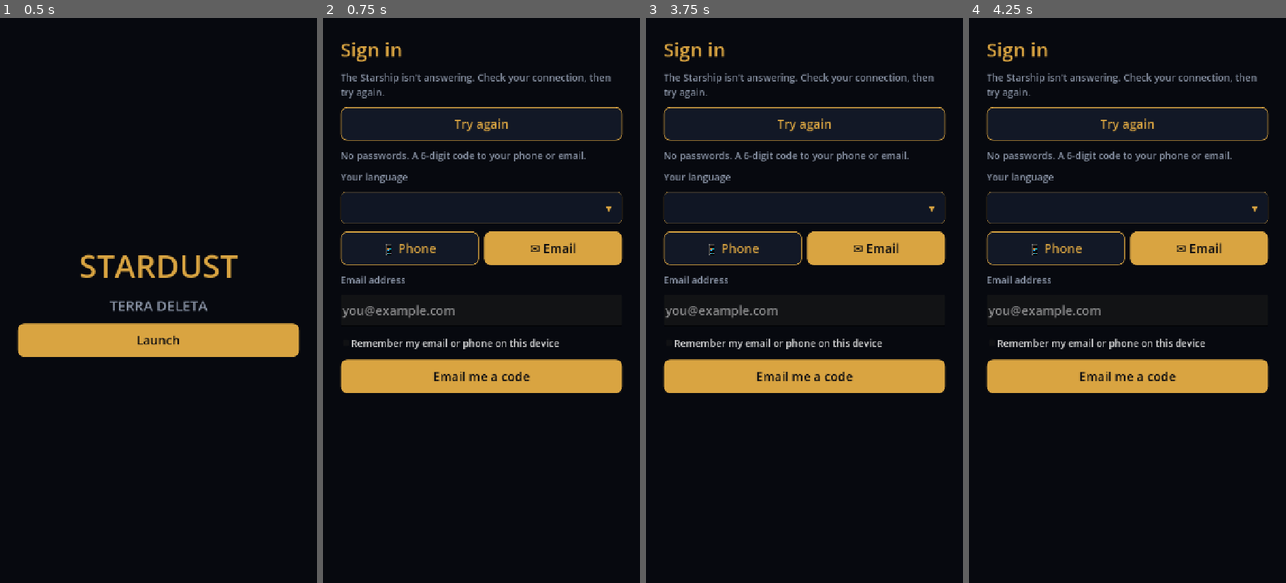
Above: before the commit, frames 1-4 (left to right).
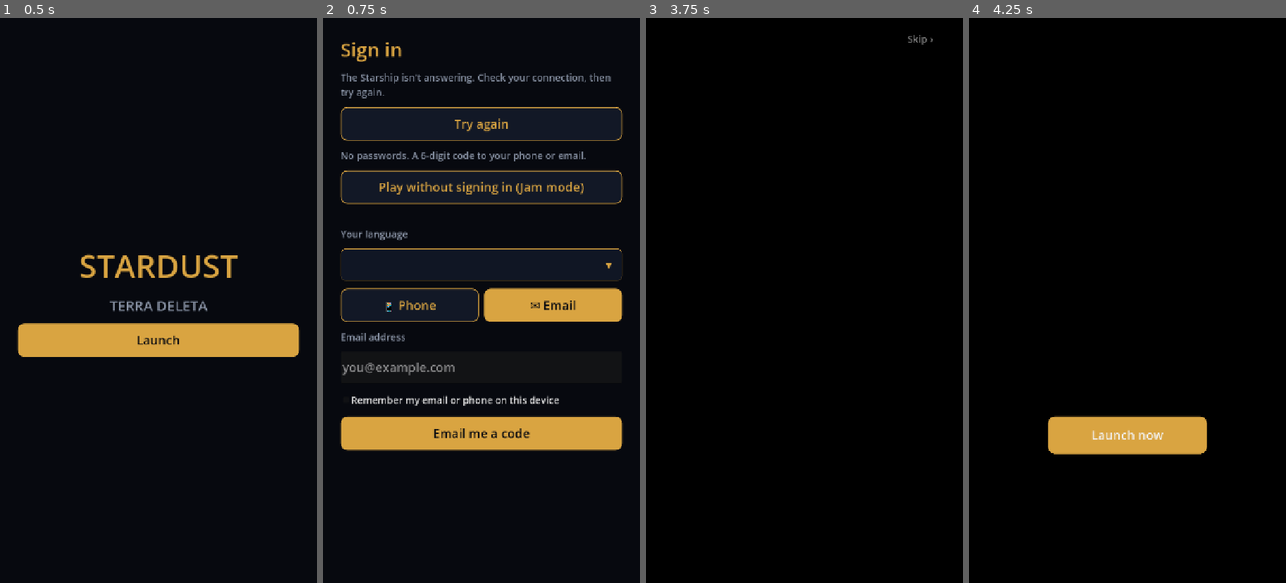
Above: after the commit, the same moments.

Repository: ProjectEvolutionEVE/stardust-server
Game: Godot game, scene res://scenes/title.tscn
Same seed, same stepped clock (60 frames per second), same inputs: the game is played once before the commit and once after it. Video files are missing from this copy of the repository; at most half a second of black plays in their place.
Inputs (mouse positions are in pixels of both pictures, inside the frame that each line leads up to):
- Up to frame 1 (0.5 s): no input
- Up to frame 2 (0.75 s): click "Launch" at 0.5 s
- Up to frame 3 (3.75 s): click "Try again" at 1.25 s; click "Try again" at 2 s; click "Try again" at 2.75 s; click (804, 187) at 3.5 s, where only the run after the commit has a clickable "Play without signing in (Jam …"
- Up to frame 4 (4.25 s): no input

Frame 1 is identical in both runs. In frame 2, 20% of the frame differs, in the area x 5-95%, y 27-77%; in frame 3, 24%; in frame 4, 27%, in the area x 5-95%, y 4-78%.

Commit message:
Add temporary Jam/Guest mode button for itch.io jam

Diff:
--- a/godot/scripts/signin.gd
+++ b/godot/scripts/signin.gd
@@ -39,6 +39,18 @@
 		title = Ui.label("Sign in", 44, Ui.GOLD)
 		box.add_child(title)
 		box.add_child(Ui.label("No passwords. A 6-digit code to your phone or email.", 22, Ui.MUTED))
+
+		# === TEMPORARY JAM / GUEST MODE (remove after jam) ===
+		var guest_btn := Ui.button("Play without signing in (Jam mode)", false)
+		guest_btn.pressed.connect(func():
+			Session.token = "jam-guest"
+			Session.me = {"id": "guest", "name": "Jam Guest"}
+			get_tree().change_scene_to_file("res://scenes/intro.tscn")
+		)
+		box.add_child(guest_btn)
+		box.add_child(Ui.label(" ", 12, Ui.MUTED))  # small spacer
+		# === END JAM MODE ===
+
 	var lang_label := Ui.label("Your language", 22, Ui.MUTED)
 	box.add_child(lang_label)
 	lang = Ui.picker("Your language")
@@ -86,6 +98,8 @@
 	join.visible = not adding and str(dev.get("key", "")) != ""
 	box.add_child(join)
 	send = Ui.button("")
+	send.pressed.connect(_send)
+	box.add_child(send)
 	send.pressed.connect(_send)
 	box.add_child(send)
 	code = Ui.field("6-digit code")
